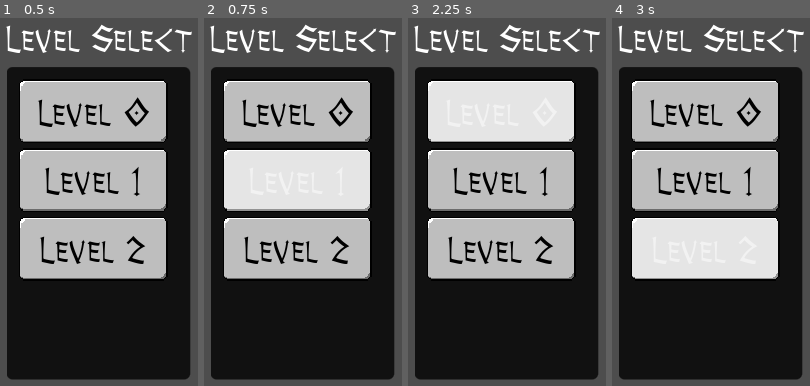
Above: before the commit, frames 1-4 (left to right).
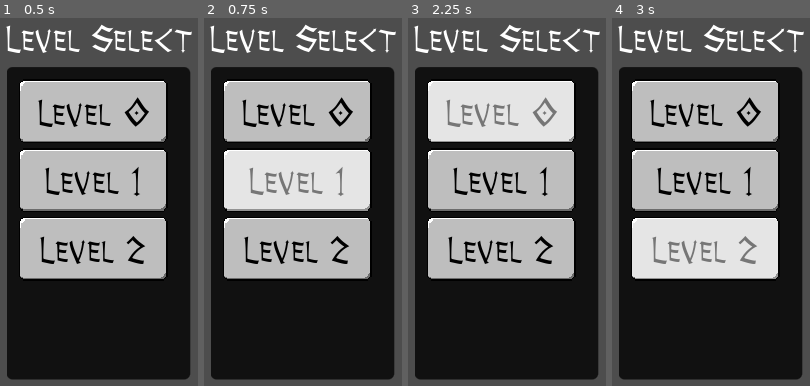
Above: after the commit, the same moments.

Repository: Steaf23/GMTK2023
Game: Godot game, scene res://Level Select/level_select.tscn
Same seed, same stepped clock (60 frames per second), same inputs: the game is played once before the commit and once after it. This scene is started directly instead of the project's main scene.
Inputs:
- Up to frame 1 (0.5 s): no input
- Up to frame 2 (0.75 s): click "Level 1" at 0.5 s
- Up to frame 3 (2.25 s): click "Level 1" at 1.25 s; click "Level 0" at 2 s
- Up to frame 4 (3 s): click "Level 2" at 2.75 s

Frame 1 is identical in both runs. In frame 2, 0.9% of the frame differs, in the area x 22-71%, y 40-49%; in frame 3, 1.1%, in the area x 19-76%, y 21-30%; in frame 4, 1.0%.

Commit message:
Font Hover for Buttons Changed
Adjusted the font color for when a button is hovered

Diff:
--- a/Assets/Art/Theme.tres
+++ b/Assets/Art/Theme.tres
@@ -8,6 +8,7 @@
 [resource]
 default_font = ExtResource("1_fg78p")
 default_font_size = 16
+Button/colors/font_hover_color = Color(0.462745, 0.462745, 0.462745, 1)
 Button/styles/disabled = ExtResource("2_6ftxs")
 Button/styles/focus = ExtResource("2_6ftxs")
 Button/styles/hover = ExtResource("1_hr7m3")
